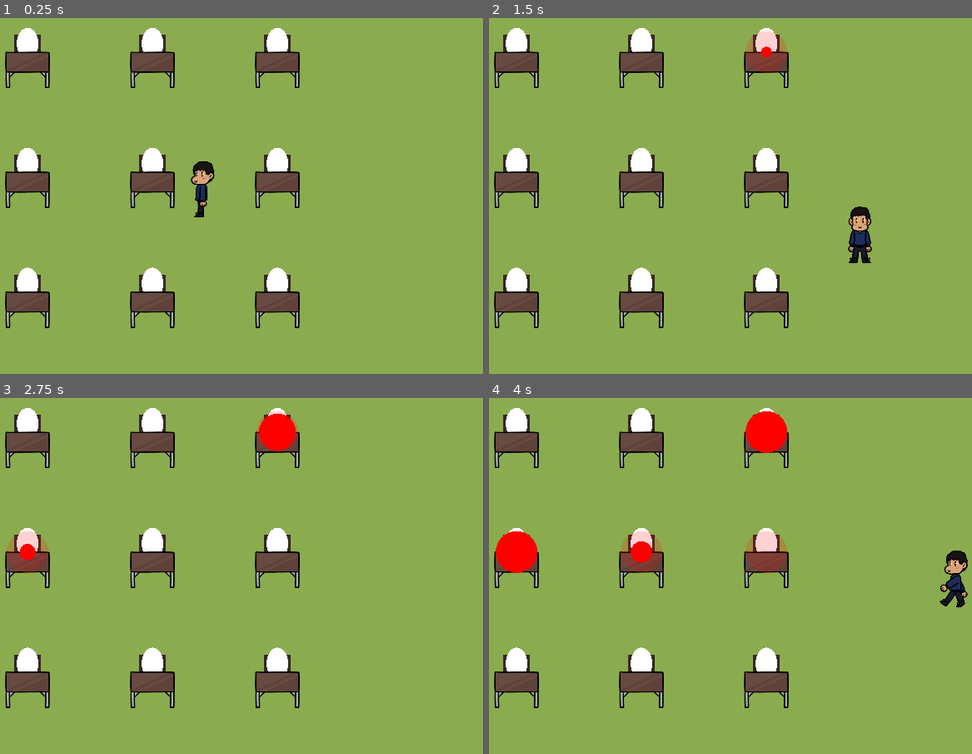
Above: before the commit, frames 1-4 (two rows, left to right).
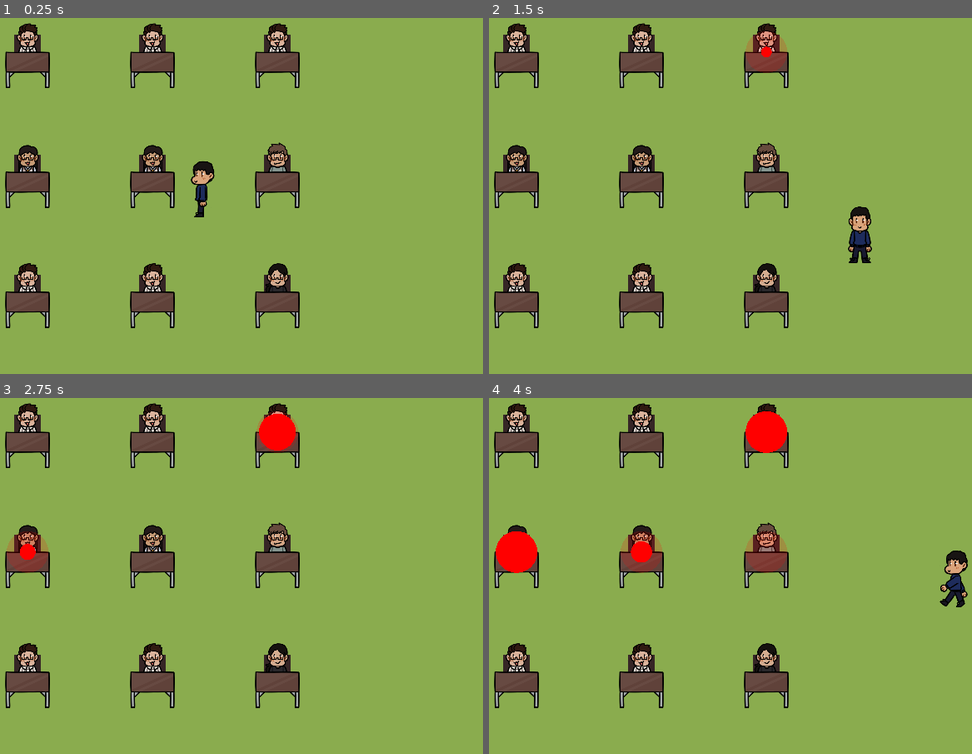
Above: after the commit, the same moments.

Repository: nyaro-p/TheTutorSimulator
Game: Godot game, scene res://Scenes/Classroom.tscn
Two runs of this game, one before a commit and one after it. Both use one fixed random seed, a clock stepped at 60 frames per second and the inputs below.
Inputs:
- Up to frame 1 (0.25 s): no input
- Up to frame 2 (1.5 s): tap Enter at 0.5 s; hold D (move_right) 0.53-1.28 s; hold S (move_down) from 1.28 s (still down)
- Up to frame 3 (2.75 s): release S (move_down) at 2.03 s; hold D (move_right) from 2.03 s (still down)
- Up to frame 4 (4 s): release D (move_right) at 2.78 s; hold W (move_up) 2.78-3.53 s; tap Space at 3.5 s; hold A (move_left) from 3.53 s (still down)

The runs differ from the first frame. In frame 1, 2.8% of the frame differs, in the area x 3-60%, y 1-78%; in frame 2, 2.8%; in frame 3, 2.6%; in frame 4, 2.3%.

Commit message:
People :)

Diff:
--- a/Prefabs/Student/Student.gd
+++ b/Prefabs/Student/Student.gd
@@ -1,8 +1,13 @@
 extends StaticBody2D
 
 onready var timer = $"%Timer"
+onready var person = $"%Person"
 
 onready var TimeEffect = preload("res://Effects/TimeEffect.tscn")
+
+func _ready():
+	randomize()
+	person.frame = randi() % 7
 
 func start_timer(time):
 	var timeEffect = TimeEffect.instance()
--- a/Prefabs/Student/Student.tscn
+++ b/Prefabs/Student/Student.tscn
@@ -2,10 +2,9 @@
 
 [ext_resource path="res://Prefabs/Student/Student.gd" type="Script" id=1]
 [ext_resource path="res://Prefabs/Student/Assets/Table.png" type="Texture" id=2]
+[ext_resource path="res://Prefabs/Student/Assets/Students_Spritesheet.png" type="Texture" id=3]
 
 [sub_resource type="QuadMesh" id=1]
-
-[sub_resource type="SphereMesh" id=3]
 
 [sub_resource type="RectangleShape2D" id=4]
 extents = Vector2( 11, 8.5 )
@@ -23,31 +22,12 @@
 scale = Vector2( 12.5, 8.5 )
 mesh = SubResource( 1 )
 
-[node name="Person" type="MeshInstance2D" parent="."]
-position = Vector2( 0, -4 )
-scale = Vector2( 5.19161, 7.625 )
-mesh = SubResource( 3 )
-
-[node name="Table" type="MeshInstance2D" parent="."]
-visible = false
-modulate = Color( 0.337255, 0.243137, 0.243137, 1 )
-position = Vector2( 0, 6 )
-scale = Vector2( 22, 12 )
-mesh = SubResource( 1 )
-
-[node name="TableLeg" type="MeshInstance2D" parent="."]
-visible = false
-modulate = Color( 0.337255, 0.243137, 0.243137, 1 )
-position = Vector2( -10, 16 )
-scale = Vector2( 2, 8 )
-mesh = SubResource( 1 )
-
-[node name="TableLeg2" type="MeshInstance2D" parent="."]
-visible = false
-modulate = Color( 0.337255, 0.243137, 0.243137, 1 )
-position = Vector2( 10, 16 )
-scale = Vector2( 2, 8 )
-mesh = SubResource( 1 )
+[node name="Person" type="Sprite" parent="."]
+unique_name_in_owner = true
+position = Vector2( 0, -5.5 )
+scale = Vector2( 0.12, 0.12 )
+texture = ExtResource( 3 )
+hframes = 6
 
 [node name="Sprite" type="Sprite" parent="."]
 position = Vector2( 0, 8.5 )
--- a/project.godot
+++ b/project.godot
@@ -18,6 +18,7 @@
 
 window/size/width=512
 window/size/height=300
+window/size/fullscreen=true
 window/size/test_width=1024
 window/size/test_height=600
 window/stretch/mode="2d"
